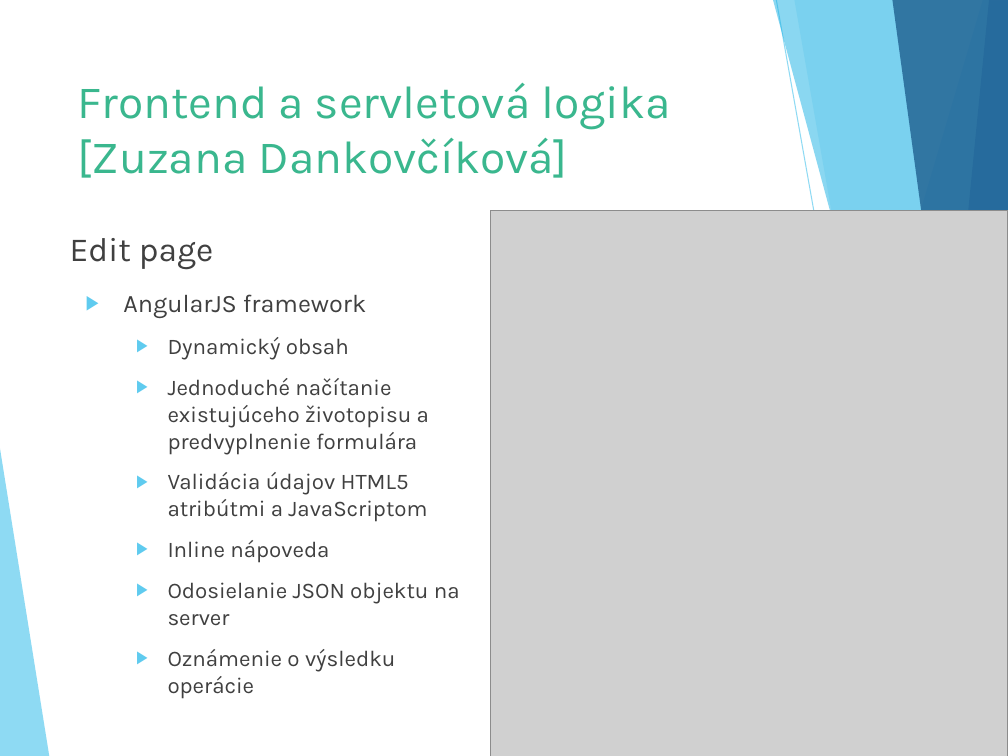
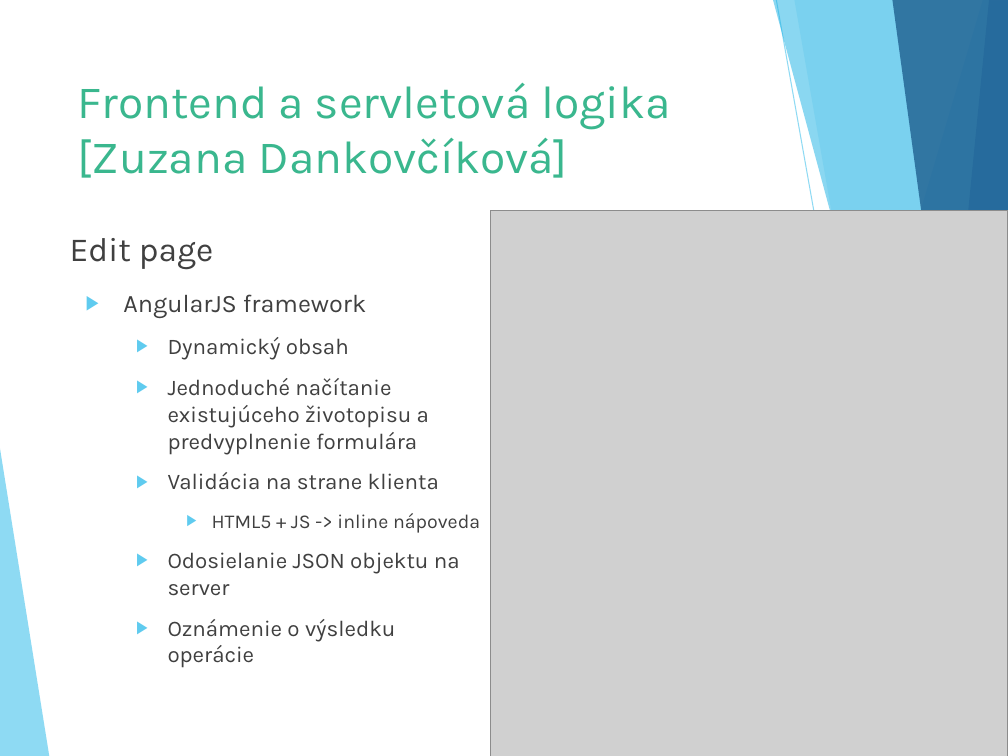
Before and after one commit to Suzii/pb138-cv_generator, a slide deck: slide 7 of defence/obhajoba.pptx (slide 8 before the commit). Drawn at 1008x756 pixels with LibreOffice and Linux fonts; fonts in the diff are those of the drawing; grey boxes stand for pictures. Boxes give left, top, right and bottom in pixels: in the first picture for what was removed or moved away, otherwise in the second. Text is boxed around its words. In the diff, an @@ line names an element or a change of style, - is before the commit and + after.

```diff
--- a/defence/obhajoba.pptx
+++ b/defence/obhajoba.pptx
@@ text at (168, 472, 480, 533): text changed @@
-  ▶ Validácia údajov HTML5 atribútmi a JavaScriptom
-  ▶ Inline nápoveda
+  ▶ Validácia na strane klienta
+    ▶ HTML5 + JS -> inline nápoveda
```
Also in this commit, not shown: 4 other slides changed, 3 slides added, 2 slides removed, 1 other file.
